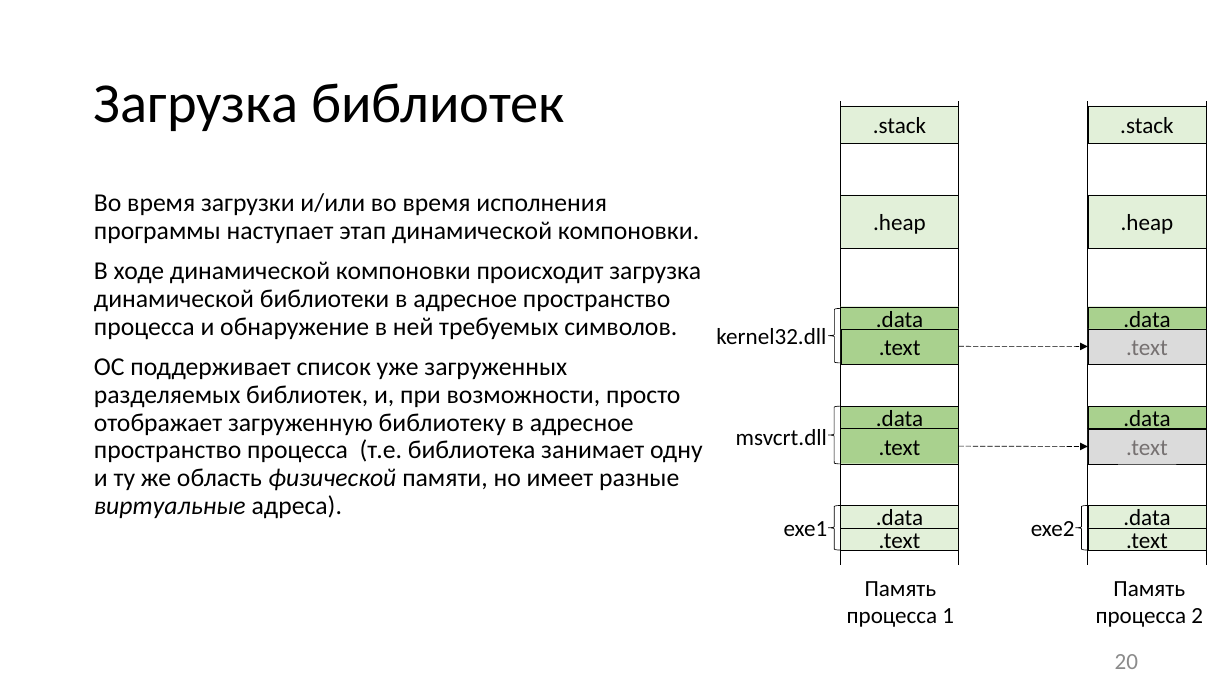
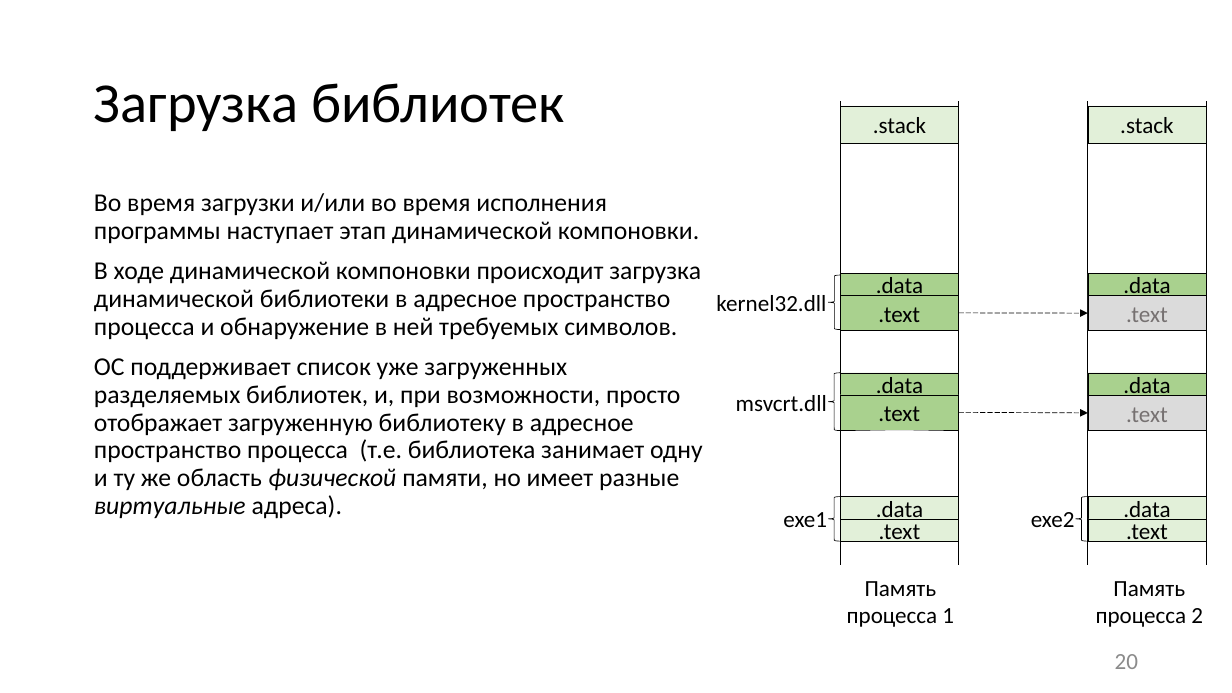
Before and after one commit to itsecd/low-level-programming, a slide deck: slide 20 of Lectures/5.Compiling_and_linking/Lecture5.pptx. Drawn at 1232x693 pixels with LibreOffice and Linux fonts; fonts in the diff are those of the drawing. Boxes give left, top, right and bottom in pixels: in the first picture for what was removed or moved away, otherwise in the second. Text is boxed around its words. In the diff, an @@ line names an element or a change of style, - is before the commit and + after.

```diff
--- a/Lectures/5.Compiling_and_linking/Lecture5.pptx
+++ b/Lectures/5.Compiling_and_linking/Lecture5.pptx
@@ rectangle removed at <box>840,195,958,249</box> @@
-.heap
@@ rectangle removed at <box>1088,195,1206,249</box> @@
-.heap
@@ text "msvcrt.dll": place and size @@
-text "msvcrt.dll" at <box>736,429,827,445</box>
+text "msvcrt.dll" at <box>736,395,827,411</box>
@@ 8 rectangles, 2 left braces, 2 arrows, 1 text: place and size @@
-8 rectangles, 2 left braces, 2 arrows, 1 text at <box>716,307,1206,465</box>
+8 rectangles, 2 left braces, 2 arrows, 1 text at <box>716,274,1206,431</box>
@@ 4 rectangles, 2 texts, 2 left braces: place and size @@
-4 rectangles, 2 texts, 2 left braces at <box>784,506,1206,550</box>
+4 rectangles, 2 texts, 2 left braces at <box>783,496,1206,542</box>
```
Also in this commit, not shown: 17 other slides changed, 10 other files.
